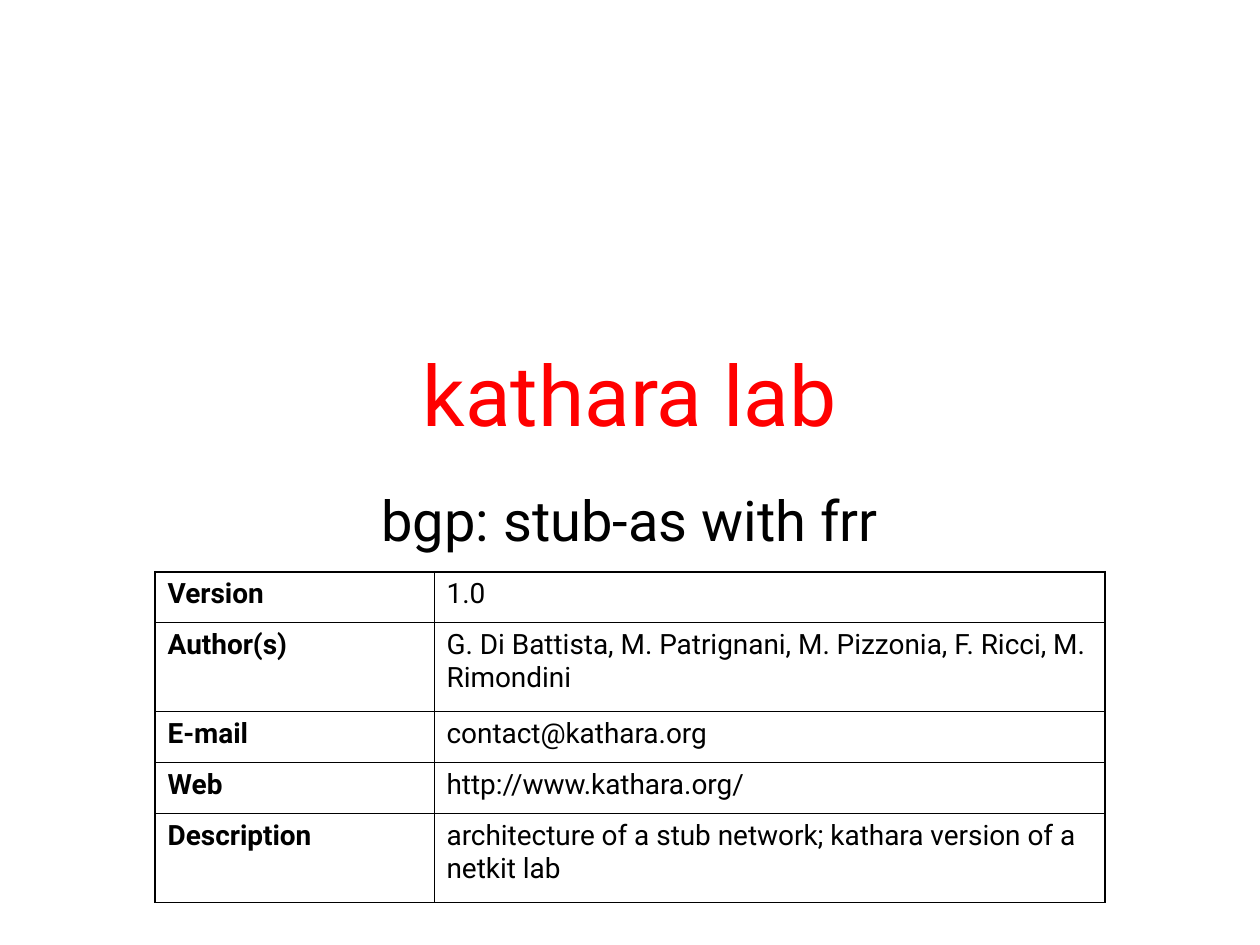
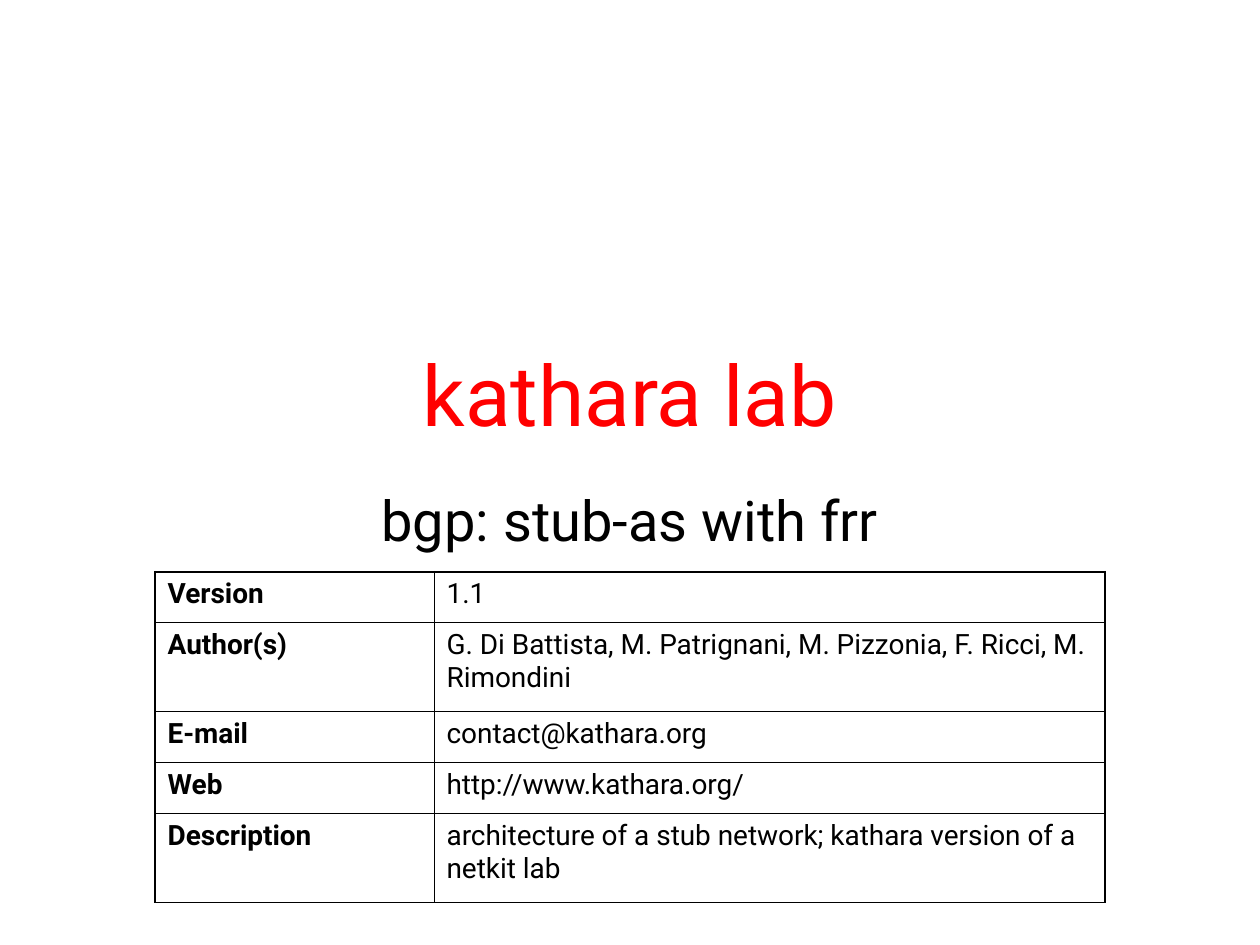
Before and after one commit to KatharaFramework/Kathara-Labs, a slide deck: slide 1 of Interdomain Routing FRR/BGP Stub AS FRR/044-kathara-lab_bgp-stub-as_frr.ppt. Drawn at 1260x945 pixels with LibreOffice and Linux fonts; fonts in the diff are those of the drawing. Boxes give left, top, right and bottom in pixels: in the first picture for what was removed or moved away, otherwise in the second. Text is boxed around its words. In the diff, an @@ line names an element or a change of style, - is before the commit and + after.

```diff
--- a/Interdomain Routing FRR/BGP Stub AS FRR/044-kathara-lab_bgp-stub-as_frr.ppt
+++ b/Interdomain Routing FRR/BGP Stub AS FRR/044-kathara-lab_bgp-stub-as_frr.ppt
@@ table at [155, 572, 1104, 890] @@
-row 1, column 2: 1.0
+row 1, column 2: 1.1
```
Also in this commit, not shown: 3 other slides changed, 1 slide added, 3 other files.
